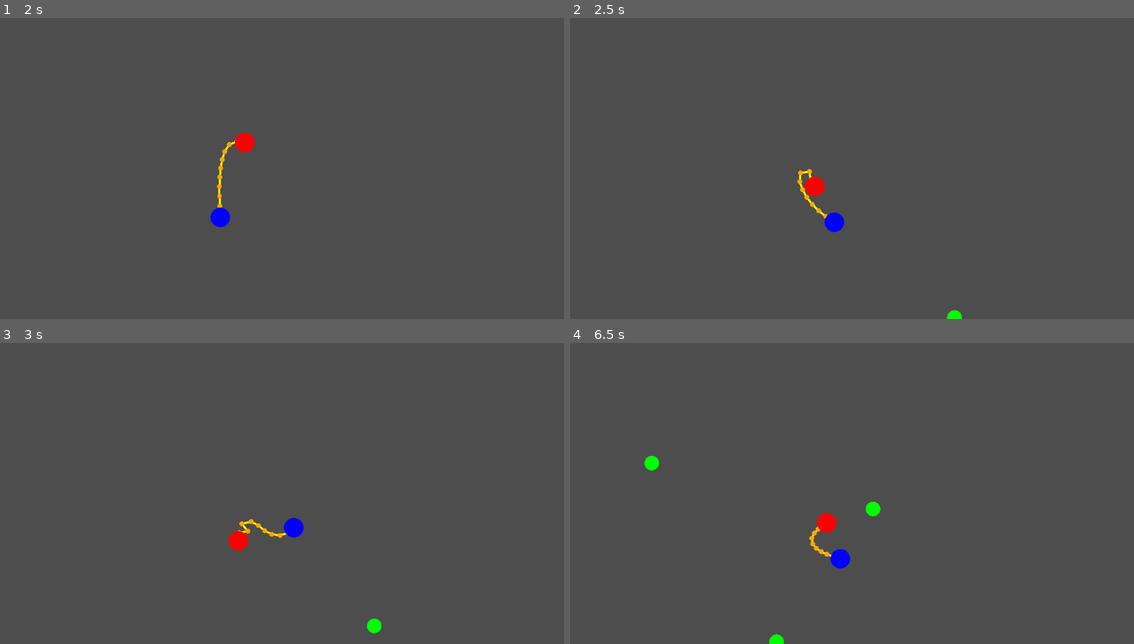
Above: before the commit, frames 1-4 (two rows, left to right).
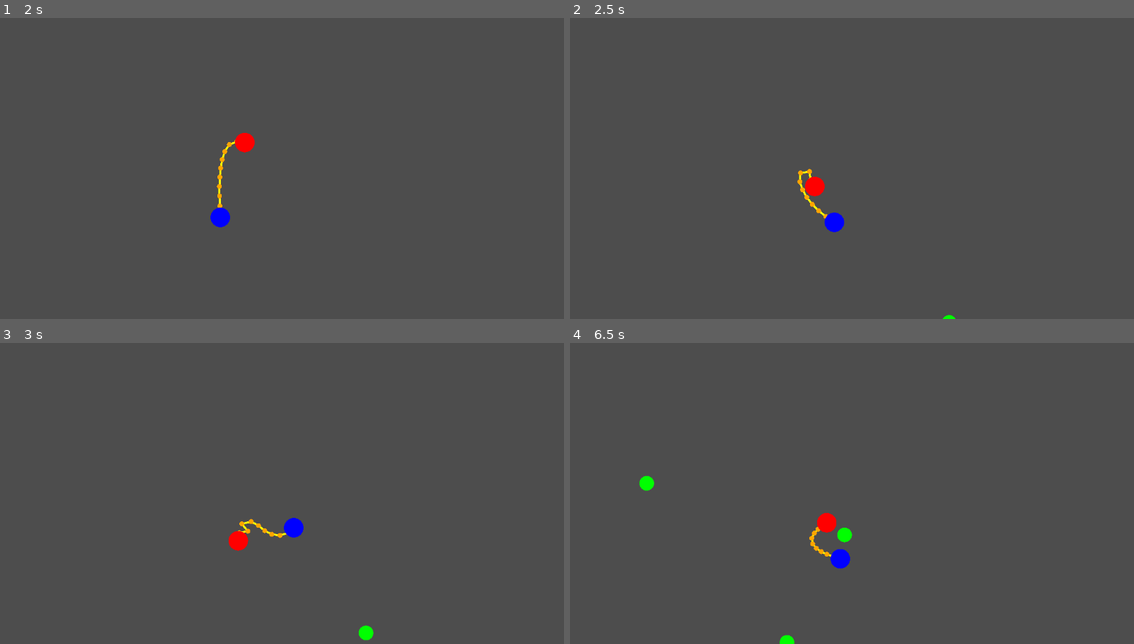
Above: after the commit, the same moments.

Repository: K2bit/PrisonGame
Game: Godot game, scene res://game.tscn
Same seed, same stepped clock (60 frames per second), same inputs: the game is played once before the commit and once after it.
Inputs:
- Up to frame 1 (2 s): tap Enter at 0.5 s; hold D 0.53-1.28 s; hold R 0.53-1.28 s; hold S from 1.28 s (still down); tap I at 1.35 s
- Up to frame 2 (2.5 s): release S at 2.03 s; hold D from 2.03 s (still down); hold K from 2.03 s (still down)
- Up to frame 3 (3 s): release D at 2.78 s; release K at 2.78 s; hold W from 2.78 s (still down); tap J at 2.85 s
- Up to frame 4 (6.5 s): release W at 3.53 s; hold L 3.53-4.28 s; hold A 3.53-5.03 s; tap P at 4.35 s; hold S 5.03-5.78 s; hold R 5.03-5.78 s; hold D from 5.78 s (still down); tap I at 5.85 s

Frame 1 is identical in both runs. In frame 2, less than 0.1% of the frame differs, in the area x 66-70%, y 96-100%; in frame 3, 0.2%; in frame 4, 0.5%, in the area x 12-56%, y 37-100%.

Commit message:
Added logic for zombies following player

Diff:
--- a/game.tscn
+++ b/game.tscn
@@ -12,10 +12,10 @@
 player1 = NodePath("../Player1")
 player2 = NodePath("../Player2")
 
-[node name="Player1" parent="." instance=ExtResource("2_feb5d")]
+[node name="Player1" parent="." groups=["players"] instance=ExtResource("2_feb5d")]
 position = Vector2(300, 300)
 
-[node name="Player2" parent="." instance=ExtResource("2_feb5d")]
+[node name="Player2" parent="." groups=["players"] instance=ExtResource("2_feb5d")]
 position = Vector2(500, 300)
 player_id = 2
 
--- a/zombie.gd
+++ b/zombie.gd
@@ -17,14 +17,32 @@
 		points.append(Vector2(cos(angle), sin(angle)) * 15)
 	polygon.polygon = PackedVector2Array(points)
 
-	# Set random target in center of screen
-	target_position = Vector2(
-		randf_range(200, 950),
-		randf_range(200, 450)
-	)
-
 	add_to_group("zombies")
 	base_speed = speed
+
+func get_closest_player() -> Node2D:
+	var players = get_tree().get_nodes_in_group("players")
+
+	var closest = null
+	var min_dist = INF
+
+	for player in players:
+		var distance = global_position.distance_to(player.global_position)
+		if distance < min_dist:
+			min_dist = distance
+			closest = player
+
+	return closest
+
+func _process(delta):
+	var player = get_closest_player()
+	if player:
+		target_position = player.global_position
+	else:
+		target_position = Vector2(
+			randf_range(200, 950),
+			randf_range(200, 450)
+		)
 
 func _physics_process(delta):
 	# Apply speed reduction if wrapped
